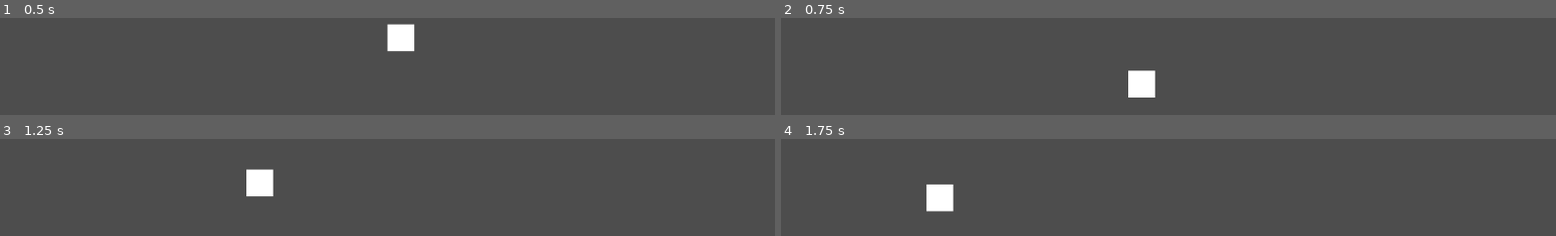
Above: before the commit, frames 1-4 (two rows, left to right).
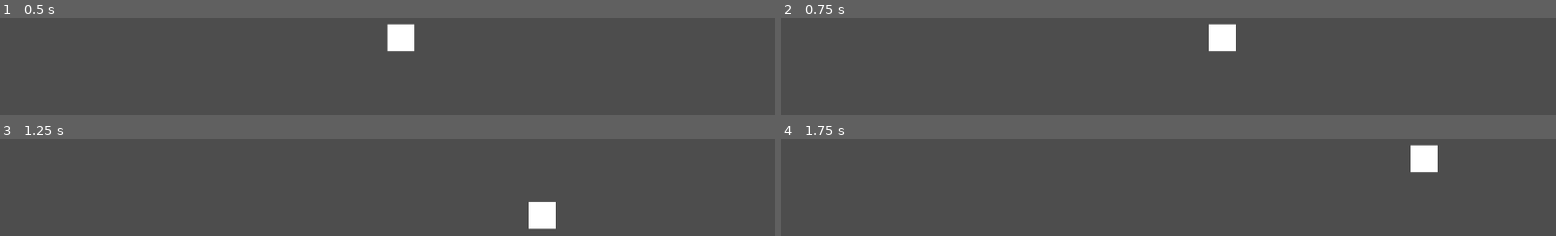
Above: after the commit, the same moments.

Repository: AdvayTheCoder/godot-aaravisalilmonkey
Game: Godot game, scene res://game.tscn
Same seed, same stepped clock (60 frames per second), same inputs: the game is played once before the commit and once after it. Before the commit the project has no main scene; this scene is started directly in both runs.
Inputs:
- Up to frame 1 (0.5 s): no input
- Up to frame 2 (0.75 s): tap Enter (ui_accept) at 0.5, 0.6 s; hold Right (ui_right) from 0.53 s (still down)
- Up to frame 3 (1.25 s): keep holding Right (ui_right); tap Up (jump, bound only after the commit) at 0.77, 0.8, 1.07 s
- Up to frame 4 (1.75 s): keep holding Right (ui_right); tap Up (jump, bound only after the commit) at 1.35, 1.52 s; tap Enter (ui_accept) at 1.55 s

Frame 1 is identical in both runs. In frame 2, 2.0% of the frame differs, in the area x 44-59%, y 6-82%; in frame 3, 2.0%; in frame 4, 2.0%.

Commit message:
fkixed controls bit
hehe

Diff:
--- a/advay.gd
+++ b/advay.gd
@@ -11,12 +11,12 @@
 		velocity += get_gravity() * delta
 
 	# Handle jump.
-	if Input.is_action_just_pressed("ui_accept") and is_on_floor():
+	if Input.is_action_just_pressed("jump") and is_on_floor():
 		velocity.y = JUMP_VELOCITY
 
 	# Get the input direction and handle the movement/deceleration.
 	# As good practice, you should replace UI actions with custom gameplay actions.
-	var direction := Input.get_axis("ui_left", "ui_right")
+	var direction := Input.get_axis("moveright", "moveleft")
 	if direction:
 		velocity.x = direction * SPEED
 	else:
--- a/project.godot
+++ b/project.godot
@@ -11,8 +11,32 @@
 [application]
 
 config/name="aaravisalilmonkey"
+run/main_scene="uid://dg4n63crayfdk"
 config/features=PackedStringArray("4.6", "Forward Plus")
 config/icon="res://godot-aaravisalilmonkey/icon.svg"
+
+[input]
+
+moveright={
+"deadzone": 0.2,
+"events": [null, null, Object(InputEventKey,"resource_local_to_scene":false,"resource_name":"","device":-1,"window_id":0,"alt_pressed":false,"shift_pressed":false,"ctrl_pressed":false,"meta_pressed":false,"pressed":false,"keycode":0,"physical_keycode":4194321,"key_label":0,"unicode":0,"location":0,"echo":false,"script":null)
+]
+}
+moveleft={
+"deadzone": 0.2,
+"events": [Object(InputEventKey,"resource_local_to_scene":false,"resource_name":"","device":-1,"window_id":0,"alt_pressed":false,"shift_pressed":false,"ctrl_pressed":false,"meta_pressed":false,"pressed":false,"keycode":0,"physical_keycode":4194319,"key_label":0,"unicode":0,"location":0,"echo":false,"script":null)
+]
+}
+jump={
+"deadzone": 0.2,
+"events": [Object(InputEventKey,"resource_local_to_scene":false,"resource_name":"","device":-1,"window_id":0,"alt_pressed":false,"shift_pressed":false,"ctrl_pressed":false,"meta_pressed":false,"pressed":false,"keycode":0,"physical_keycode":4194320,"key_label":0,"unicode":0,"location":0,"echo":false,"script":null)
+]
+}
+down={
+"deadzone": 0.2,
+"events": [Object(InputEventKey,"resource_local_to_scene":false,"resource_name":"","device":-1,"window_id":0,"alt_pressed":false,"shift_pressed":false,"ctrl_pressed":false,"meta_pressed":false,"pressed":false,"keycode":0,"physical_keycode":4194322,"key_label":0,"unicode":0,"location":0,"echo":false,"script":null)
+]
+}
 
 [physics]
 
